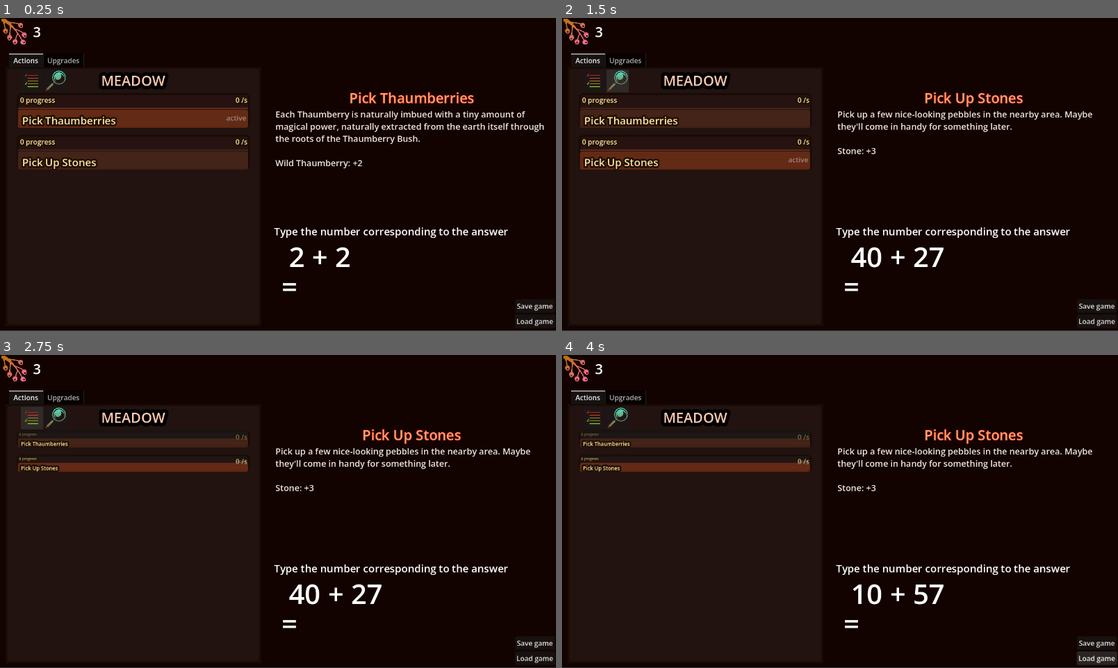
Above: before the commit, frames 1-4 (two rows, left to right).
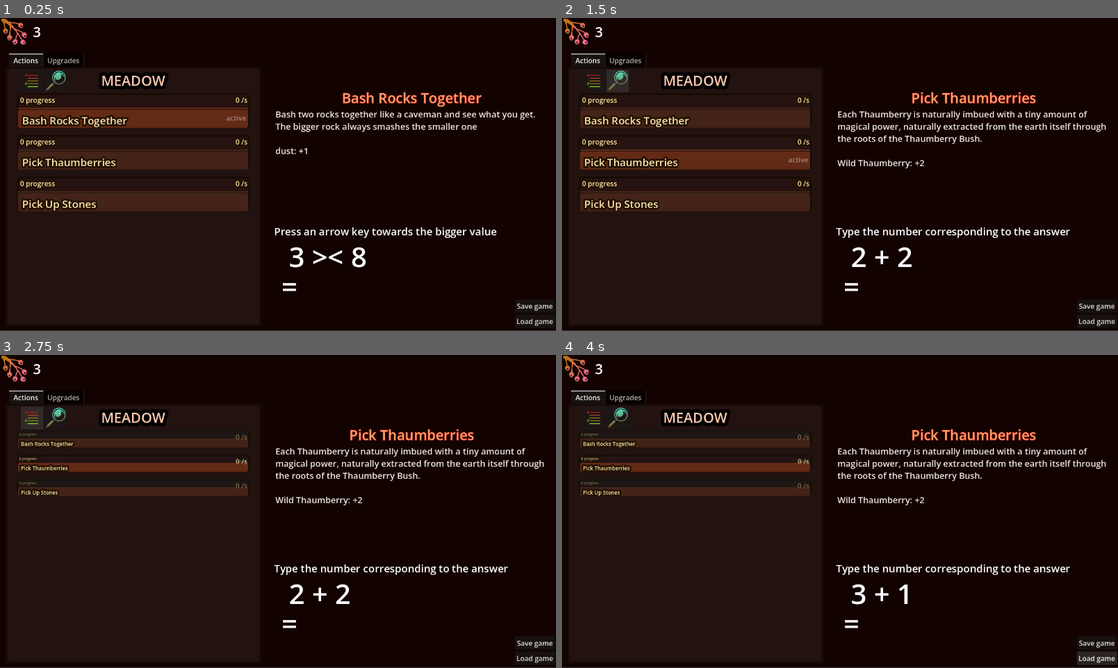
Above: after the commit, the same moments.

Repository: mark-chimes/mathcraft
Game: Godot game, scene res://main.tscn
Same seed, same stepped clock (60 frames per second), same inputs: the game is played once before the commit and once after it.
Inputs (mouse positions are in pixels of both pictures, inside the frame that each line leads up to):
- Up to frame 1 (0.25 s): no input
- Up to frame 2 (1.5 s): click (695, 158) at 0.52 s; click (617, 80) at 1.25 s
- Up to frame 3 (2.75 s): click (33, 417) at 2 s
- Up to frame 4 (4 s): click "Save game" at 2.75 s; click "Load game" at 3.5 s

The runs differ from the first frame. In frame 1, 6.3% of the frame differs, in the area x 3-98%, y 23-80%; in frame 2, 5.7%; in frame 3, 4.0%; in frame 4, 4.0%.

Commit message:
Add some stuff for punishment timeout and fix an unlock bug.

Diff:
--- a/main.tscn
+++ b/main.tscn
@@ -164,6 +164,7 @@
 
 [connection signal="stock_update" from="Game/Logic/StockControl" to="Game/Logic/QuestManager" method="_on_stock_control_stock_update"]
 [connection signal="answer_correct" from="Game/Logic/QnA" to="Game/Logic/QuestManager" method="_on_answer_correct"]
+[connection signal="answer_wrong" from="Game/Logic/QnA" to="Game/Logic/QuestManager" method="_on_answer_wrong"]
 [connection signal="quest_activated" from="Game/UI/Tabs/TabOverview/Actions/QuestGroupDisplay" to="Game/Logic/QuestManager" method="_on_quest_group_display_quest_activated"]
 [connection signal="pressed" from="Game/UI/SaveLoad/SaveButton" to="Game/Logic/SaveLoadManager" method="_on_save_button_pressed"]
 [connection signal="pressed" from="Game/UI/SaveLoad/LoadButton" to="Game/Logic/SaveLoadManager" method="_on_load_button_pressed"]
--- a/qna/q_n_a.gd
+++ b/qna/q_n_a.gd
@@ -2,6 +2,7 @@
 class_name QnA
 
 signal answer_correct
+signal answer_wrong
 
 @export var question_generator: QuestionGenerator
 
@@ -16,6 +17,14 @@
 func _ready():
 	if question_generator != null:
 		generate_question()
+
+func set_question_timed_out():
+	pass
+	# TODO
+
+func remove_question_timeout():
+	pass
+	# TODO
 
 func generate_question():
 	num_digits_typed = 0
@@ -56,10 +65,14 @@
 			player_answer_string += " nice"
 		elif current_question.correct_answer == 67:
 			player_answer_string = "six seven"
+	else:
+		answer_wrong.emit()
 	result_display.display_arithmetic_result(is_correct, current_question, player_answer_string)
 	if is_correct:
 		answer_correct.emit()
 		generate_question()
+	else:
+		answer_wrong.emit()
 	reset_input()
 
 func reset_input():
@@ -107,6 +120,8 @@
 	if is_correct:
 		answer_correct.emit()
 		generate_question()
+	else:
+		answer_wrong.emit()
 
 func switch_question_generator(new_question_generator: QuestionGenerator) -> void:
 	question_generator = new_question_generator
--- a/quest/activity_info.gd
+++ b/quest/activity_info.gd
@@ -7,5 +7,8 @@
 var completion_times: int = 0
 var pressure: float = 0.0 # how much progress per second TODO SAVE THIS
 
+# TODO Incorporate into save system
+var timeout_remaining = 0.0
+
 var quest_title:
 	get: return quest.quest_title
--- a/quest/quest_definitions/bash_rocks.tres
+++ b/quest/quest_definitions/bash_rocks.tres
@@ -1,19 +1,10 @@
 [gd_resource type="Resource" script_class="QuestDetails" format=3 uid="uid://dahbw0xjgr6nq"]
 
 [ext_resource type="Script" uid="uid://c5sxrd4eoxsv6" path="res://stock/item_data.gd" id="1_30shw"]
-[ext_resource type="Resource" uid="uid://dfl78xharku8q" path="res://stock/item/stone.tres" id="2_83km6"]
 [ext_resource type="Resource" uid="uid://bs5xtd71n0o1n" path="res://qna/generators/comparison_generator.tres" id="3_30shw"]
 [ext_resource type="Resource" uid="uid://beppkl2qcqjw0" path="res://stock/item/dust.tres" id="3_83km6"]
 [ext_resource type="Script" uid="uid://bat5xbmp1mw6y" path="res://quest/quest_details.gd" id="4_vpb1y"]
-[ext_resource type="Script" uid="uid://ca0nf5otmwtgb" path="res://quest/quest_unlock_requirements.gd" id="6_xd6s5"]
 [ext_resource type="Script" uid="uid://6j0ynyj8e34w" path="res://quest/yield/yield_specifier.gd" id="7_vpb1y"]
-
-[sub_resource type="Resource" id="Resource_vpb1y"]
-script = ExtResource("6_xd6s5")
-required_resources = Dictionary[StringName, int]({
-&"stone": 6
-})
-metadata/_custom_type_script = "uid://ca0nf5otmwtgb"
 
 [resource]
 script = ExtResource("4_vpb1y")
@@ -22,8 +13,7 @@
 quest_description = "Bash two rocks together like a caveman and see what you get. The bigger rock always smashes the smaller one"
 question_generator = ExtResource("3_30shw")
 item_mods = Dictionary[ExtResource("1_30shw"), int]({
-ExtResource("2_83km6"): -2,
-ExtResource("3_83km6"): 20
+ExtResource("3_83km6"): 1
 })
-unlock_requirements = SubResource("Resource_vpb1y")
+punish_on_wrong = true
 metadata/_custom_type_script = "uid://bat5xbmp1mw6y"
--- a/quest/quest_details.gd
+++ b/quest/quest_details.gd
@@ -7,6 +7,8 @@
 @export var question_generator: QuestionGenerator
 @export var item_mods : Dictionary[ItemData, int] = {}
 @export var yield_specifiers: Array[YieldSpecifier] # Special item yields
+@export var punish_on_wrong: bool  = false
+# does the quest punish if the player answers wrong
 
 # delete the quest based on this
 @export var delete_quest_item_requirements: Array[ItemData]
--- a/quest/quest_manager.gd
+++ b/quest/quest_manager.gd
@@ -24,6 +24,8 @@
 const PROGRESS_BY_ANSWER = 800
 const REQUIRED_PROGRESS = 1000
 
+const TIMEOUT_TIME_REMAINING_EPSILON = 0.05
+
 func _ready():
 	null_activity = ActivityInfo.new()
 	null_activity.quest = null_quest
@@ -52,7 +54,10 @@
 
 func _process(delta) -> void :
 	for activity in quest_activities:
-		progressor.process_activity(activity, delta)
+		if activity.timeout_remaining >= TIMEOUT_TIME_REMAINING_EPSILON:
+			activity.timeout_remaining = max(activity.timeout_remaining - delta, 0.0)
+		else:
+			progressor.process_activity(activity, delta)
 	quest_display.refresh()
 
 func deinitialize():
@@ -147,11 +152,11 @@
 				if stock_qty < required_qty:
 					activity.has_resources = false
 
-	# We used to not have resources, now we do
-	if focused_quest.has_resources and not focused_quest_had_resources:
-		qna.switch_question_generator(focused_quest.quest.question_generator)
-
-	if not focused_quest.has_resources:
+	if focused_quest.has_resources:
+		if not focused_quest_had_resources:
+			# We used to not have resources, now we do
+			switch_qna_to_focused_question()
+	else:
 		qna.switch_question_generator(non_question)
 
 func _on_quest_group_display_quest_activated(activated_quest: ActivityInfo) -> void:
@@ -174,12 +179,20 @@
 	new_quest.is_focused = true
 	focused_quest = new_quest
 	if focused_quest.has_resources:
-		qna.switch_question_generator(focused_quest.quest.question_generator)
+		switch_qna_to_focused_question()
 	else:
 		qna.switch_question_generator(non_question)
 	for quest in quest_activities:
 		if quest!= new_quest:
 			quest.is_focused = false
+
+func switch_qna_to_focused_question():
+	qna.switch_question_generator(focused_quest.quest.question_generator)
+	if focused_quest.timeout_remaining > 0.0:
+		qna.set_question_timed_out()
+	else:
+		qna.remove_question_timeout()
+
 
 func update_quest_text():
 	if focused_quest == null:
@@ -227,6 +240,16 @@
 	print("Answer correct for activity: " + focused_quest.quest_title + ": " + str(focused_quest))
 	progressor.on_correct_answer(focused_quest)
 
+const TIMEOUT_FOR_WRONG_ANSWER = 1.0
+
+func _on_answer_wrong() -> void:
+	print("Answer wrong for activity: " + focused_quest.quest_title + ": " + str(focused_quest))
+	if not focused_quest.quest.punish_on_wrong:
+		return
+	focused_quest.timeout_remaining = TIMEOUT_FOR_WRONG_ANSWER
+	qna.set_question_timed_out()
+	progressor.punish_for_wrong_answer(focused_quest)
+
 func _quest_completed(completed_quest) -> void:
 	quest_display.quest_complete(completed_quest)
 	completed_quest.completion_times += 1
@@ -243,6 +266,7 @@
 
 	unlock_quests()
 	delete_deletable_quests()
+	update_quest_availability()
 
 func have_activity_with_quest(quest)  -> bool:
 	print("Already have activity for quest: " + quest.quest_title)
@@ -303,8 +327,8 @@
 	locked_quests = load_all_quests_except_null()
 	remove_existing_activities_from_unlockable_quests()
 	deactivate_all_quests()
+	unlock_quests()
 	update_quest_availability()
-	unlock_quests()
 	activate_quest(quest_to_activate)
 	quest_display.initialize_with_quest_activity(quest_activities)
 	delete_deletable_quests()
--- a/quest/quest_progressor.gd
+++ b/quest/quest_progressor.gd
@@ -7,7 +7,9 @@
 
 signal quest_complete(activity)
 
-const PRESSURE_PER_ANSWER = 2000
+const PRESSURE_INCREASE_PER_CORRECT_ANSWER = 2000
+const PRESSURE_DECREASE_PER_WRONG_ANSWER = 10000
+
 const MAX_PRESSURE = 10000
 const MAX_ADDED_PROGRESS = 1000
 
@@ -16,12 +18,18 @@
 const PRESSURE_USE_DIVIDER = 50
 const PRESSURE_LEAK_DIVIDER = 1
 
-func on_correct_answer(activity) -> void:
-	increase_pressure(activity, PRESSURE_PER_ANSWER)
+func on_correct_answer(activity: ActivityInfo) -> void:
+	increase_pressure(activity, PRESSURE_INCREASE_PER_CORRECT_ANSWER)
 
-func increase_pressure(activity, pressure_increase) -> void:
+func punish_for_wrong_answer(activity: ActivityInfo) -> void:
+	reduce_pressure(activity, PRESSURE_DECREASE_PER_WRONG_ANSWER)
+
+func increase_pressure(activity: ActivityInfo, pressure_increase) -> void:
 	activity.pressure = clamp(activity.pressure+pressure_increase, 0, MAX_PRESSURE)
 	increase_progress(activity, pressure_increase/10)
+
+func reduce_pressure(activity: ActivityInfo, pressure_decrease) -> void:
+	activity.pressure = max(activity.pressure - pressure_decrease, 0)
 
 func process_activity(activity: ActivityInfo, delta) -> void:
 	if not activity.has_resources:
@@ -47,12 +55,12 @@
 
 		increase_progress(activity, progress_increase)
 
-func increase_progress(activity, qty):
+func increase_progress(activity: ActivityInfo, qty):
 	#progress_accumulated += qty
 	activity.progress += qty
 	while activity.progress >= REQUIRED_PROGRESS:
 		activity.progress -= REQUIRED_PROGRESS
 		quest_completed(activity)
 
-func quest_completed(activity):
+func quest_completed(activity: ActivityInfo):
 	quest_complete.emit(activity)
